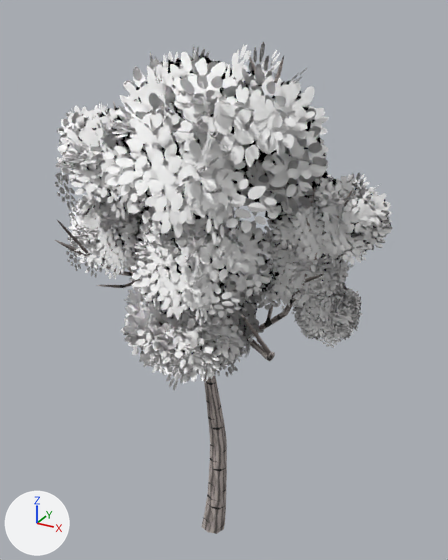
The glTF model public/models/qtrees/BirchTree_3.glb: old version first, new version second.
Camera for both pictures: a 50 mm lens placed at (2.93, -5.06, 5.87), pointed at (0.12, 0.05, 3.31). Lighting does not change. The marker at lower left points along +X, +Y and +Z. The picture after the commit comes second. Where no turn or scale is listed for an object, it has been applied to the vertices.

The older version as bpy lines, for what is in view:
```python
mat_birchtree_leaves = bpy.data.materials.new('BirchTree_Leaves')
mat_birchtree_leaves.use_nodes = True; mat_birchtree_leaves.node_tree.nodes.clear()
_N = mat_birchtree_leaves.node_tree.nodes; _L = mat_birchtree_leaves.node_tree.links
n0 = _N.new('ShaderNodeBsdfPrincipled'); n0.name = 'Principled BSDF'
n0.inputs[2].default_value = 0.9  # 'Roughness'
n1 = _N.new('ShaderNodeOutputMaterial'); n1.name = 'Material Output'
n2 = _N.new('ShaderNodeMath'); n2.name = 'Math'
n2.operation = 'SUBTRACT'
n2.inputs[0].default_value = 1.0  # 'Value'
n3 = _N.new('ShaderNodeMath'); n3.name = 'Math.001'
n3.operation = 'LESS_THAN'
n4 = _N.new('ShaderNodeTexImage'); n4.name = 'Image Texture'
n4.image = img_birchtree_leaves
_L.new(n0.outputs[0], n1.inputs[0])  # 'BSDF' to 'Surface'
_L.new(n2.outputs[0], n0.inputs[4])  # 'Value' to 'Alpha'
_L.new(n3.outputs[0], n2.inputs[1])  # 'Value' to 'Value'
_L.new(n4.outputs[0], n0.inputs[0])  # 'Color' to 'Base Color'
_L.new(n4.outputs[1], n3.inputs[0])  # 'Alpha' to 'Value'
me_cube_000 = bpy.data.meshes.new('Cube.000')
me_cube_000.from_pydata(...)  # 9722 vertices, 6818 faces; spans x -1.72..1.72, y -1.13..1.13, z -2.88..2.88
# faces by material slot: [2680, 4138]
me_cube_000.materials.append(mat_birchtree_bark)  # picture img_birchtree_bark
me_cube_000.materials.append(mat_birchtree_leaves)
ob_birchtree_3 = bpy.data.objects.new('BirchTree_3', me_cube_000)
ob_birchtree_3.location = (0.05, -0.21, 2.87)
```
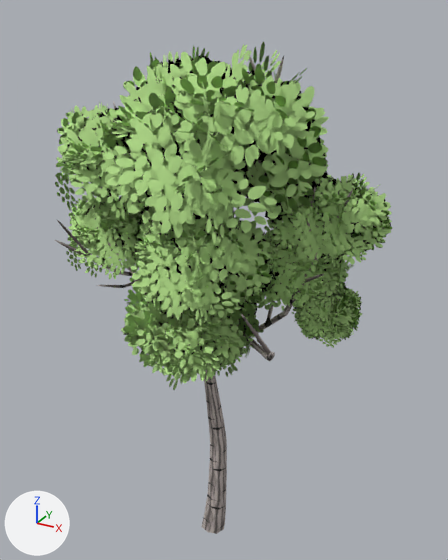
Boxes (x1, y1, x2, y2) around the edits, measured in the pictures (448 x 560 px):
'BirchTree_3', recoloured (grey to green): (55, 42, 393, 390) in both

Edits to the bpy script that builds the scene:
```text
Change mat_birchtree_leaves:
    add n5 = _N.new('ShaderNodeMix'); n5.name = 'Mix'
    add n5.data_type = 'RGBA'
    add n5.blend_type = 'MULTIPLY'
    add n5.inputs[0].default_value = 1.0  # 'Factor'
    add n5.inputs[7].default_value = (0.45, 0.72, 0.25, 1.0)  # 'B', green #b3dd89
    where n4 = _N.new('ShaderNodeTexImage'); n4.name = 'Image Texture'
    where n0 = _N.new('ShaderNodeBsdfPrincipled'); n0.name = 'Principled BSDF'
    remove _L.new(n4.outputs[0], n0.inputs[0])  # 'Color' to 'Base Color'
    add _L.new(n5.outputs[2], n0.inputs[0])  # 'Result' to 'Base Color'
    add _L.new(n4.outputs[0], n5.inputs[6])  # 'Color' to 'A'
```
